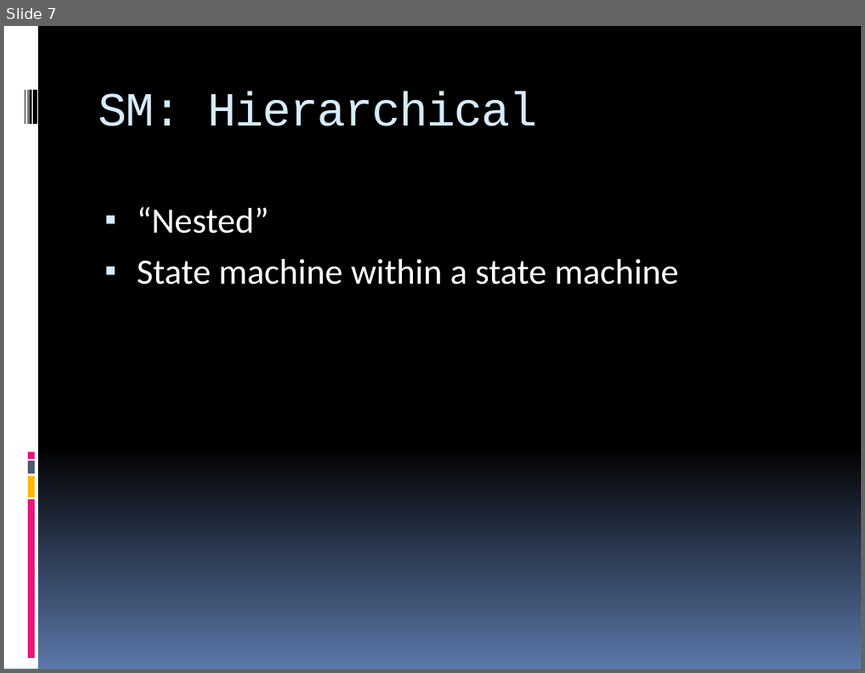
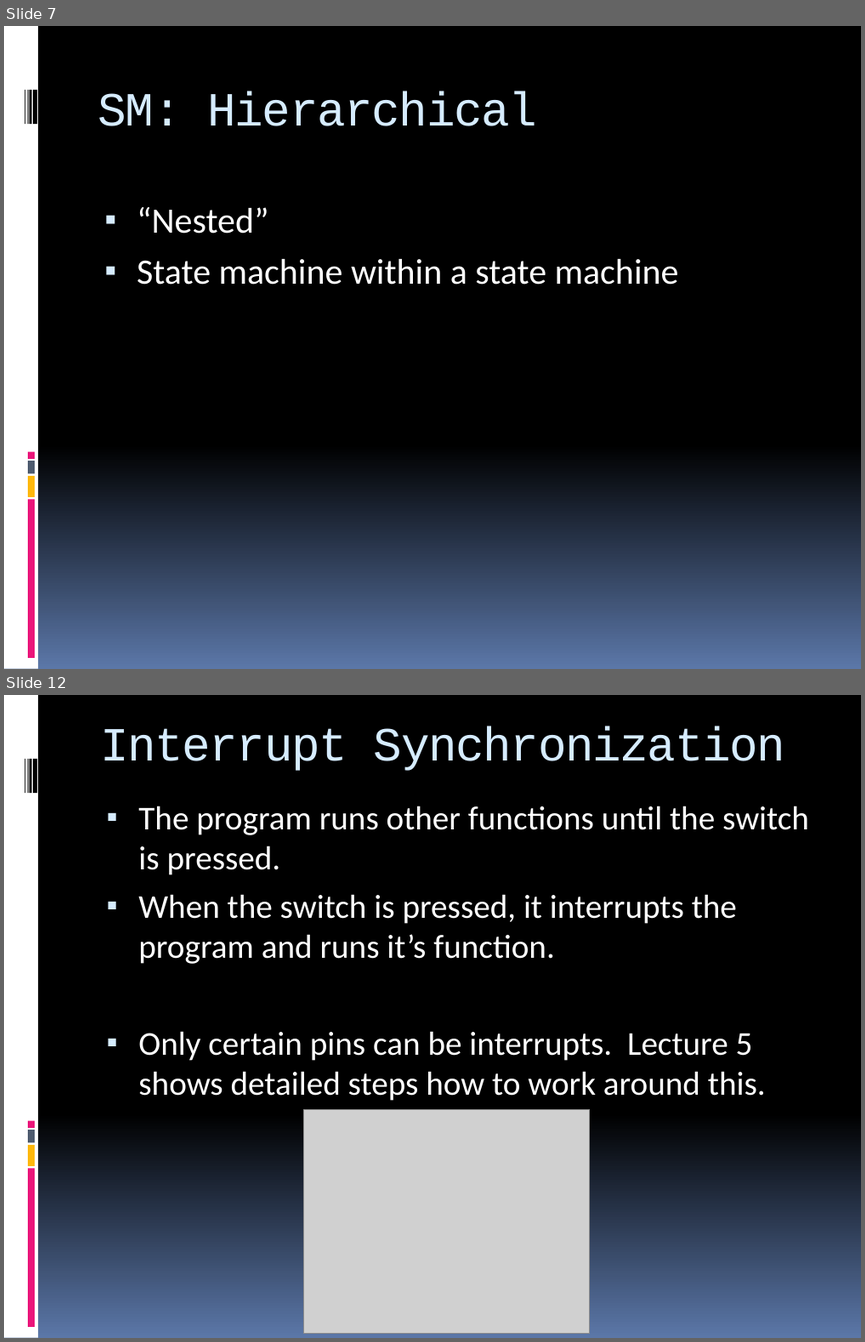
Before and after one commit to Kiefer602/MyTeam, a slide deck: Projects/recap/week5a_recap.pptx. Shown one above the other, each under a label of ours: slide 7 before the commit, slides 7 and 12 after it; the slides between them are not shown. The pictures are 865x673 and 865x1342 pixels, drawn with LibreOffice and Linux fonts; fonts in the diff are those of the drawing; grey boxes stand for pictures. Boxes give left, top, right and bottom in pixels: in the first picture for what was removed or moved away, otherwise in the second. Text is boxed around its words. In the diff, an @@ line names an element or a change of style, - is before the commit and + after.

```diff
--- a/Projects/recap/week5a_recap.pptx
+++ b/Projects/recap/week5a_recap.pptx
@@ slide 12 added at [4, 695, 861, 1338], background gradient #000000 to #5B77A8; not listed: 9 template elements that a slide beside it also shows @@
@@ title added at [100, 726, 785, 771], 40 pt, text #D6ECFF @@
+Interrupt Synchronization
@@ text added at [138, 805, 809, 1100], 28 pt, text #FFFFFF @@
+▪ The program runs other functions until the switch is pressed.
+▪ When the switch is pressed, it interrupts the program and runs it’s function.
+▪ Only certain pins can be interrupts. Lecture 5 shows detailed steps how to work around this.
@@ picture added at [304, 1109, 589, 1333] @@
```
Also in this commit, not shown: 6 other slides added, 1 slide removed.
